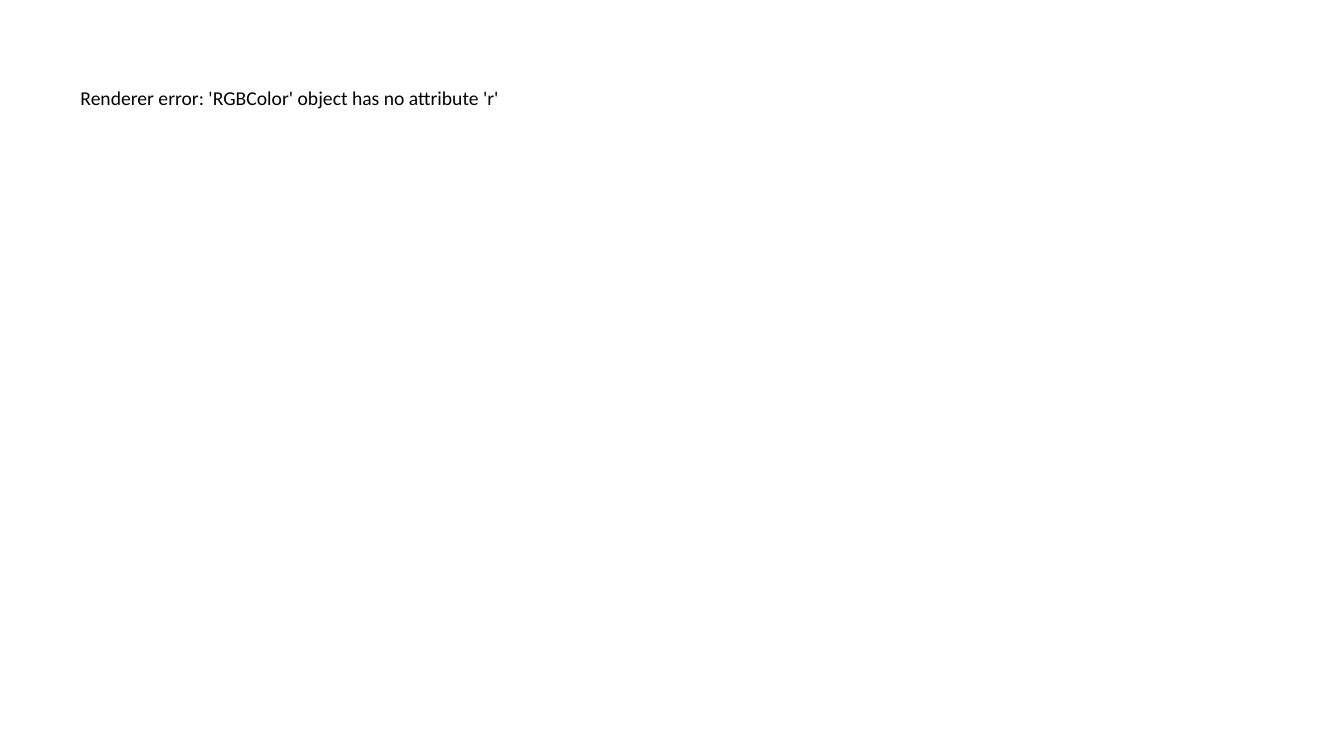
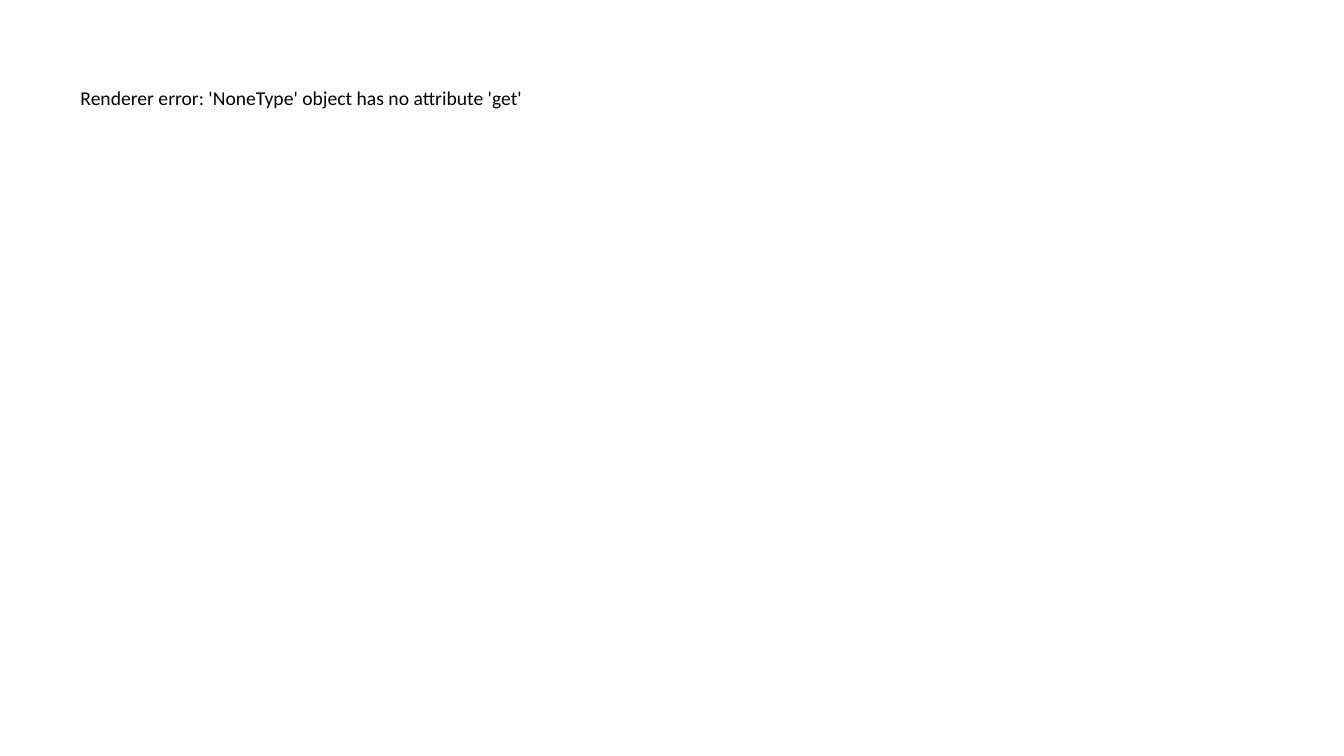
Before and after one commit to alinvb/slide_generator, a slide deck: slide 7 of output_presentation.pptx (slide 1 before the commit). Drawn at 1344x756 pixels with LibreOffice and Linux fonts; fonts in the diff are those of the drawing. Boxes give left, top, right and bottom in pixels: in the first picture for what was removed or moved away, otherwise in the second. Text is boxed around its words. In the diff, an @@ line names an element or a change of style, - is before the commit and + after.

```diff
--- a/output_presentation.pptx
+++ b/output_presentation.pptx
@@ text at [80,91,522,109]: text changed @@
-Renderer error: 'RGBColor' object has no attribute 'r'
+Renderer error: 'NoneType' object has no attribute 'get'
```
Also in this commit, not shown: 13 slides added, 6 slides removed, 2 other files.
